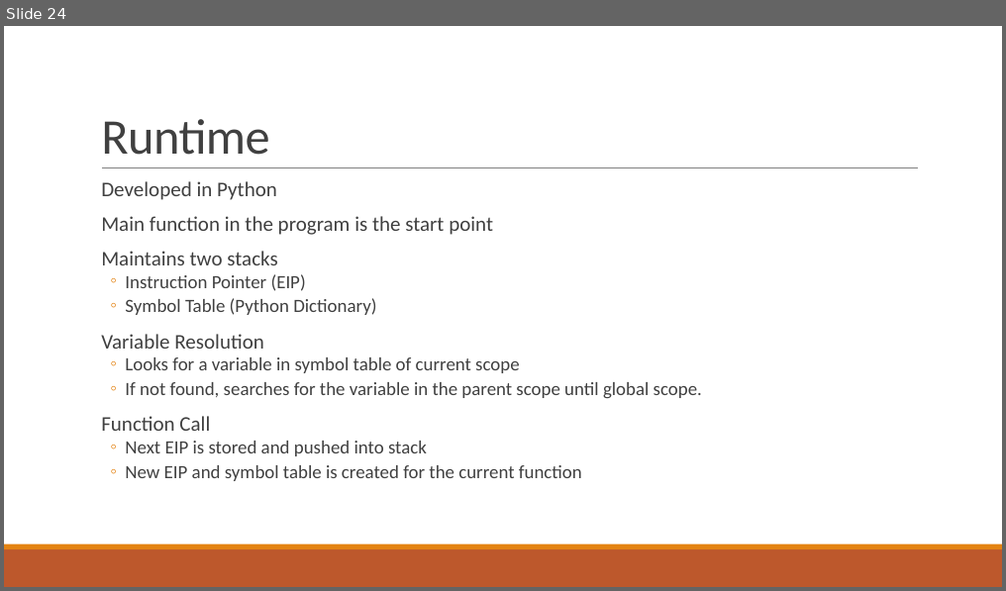
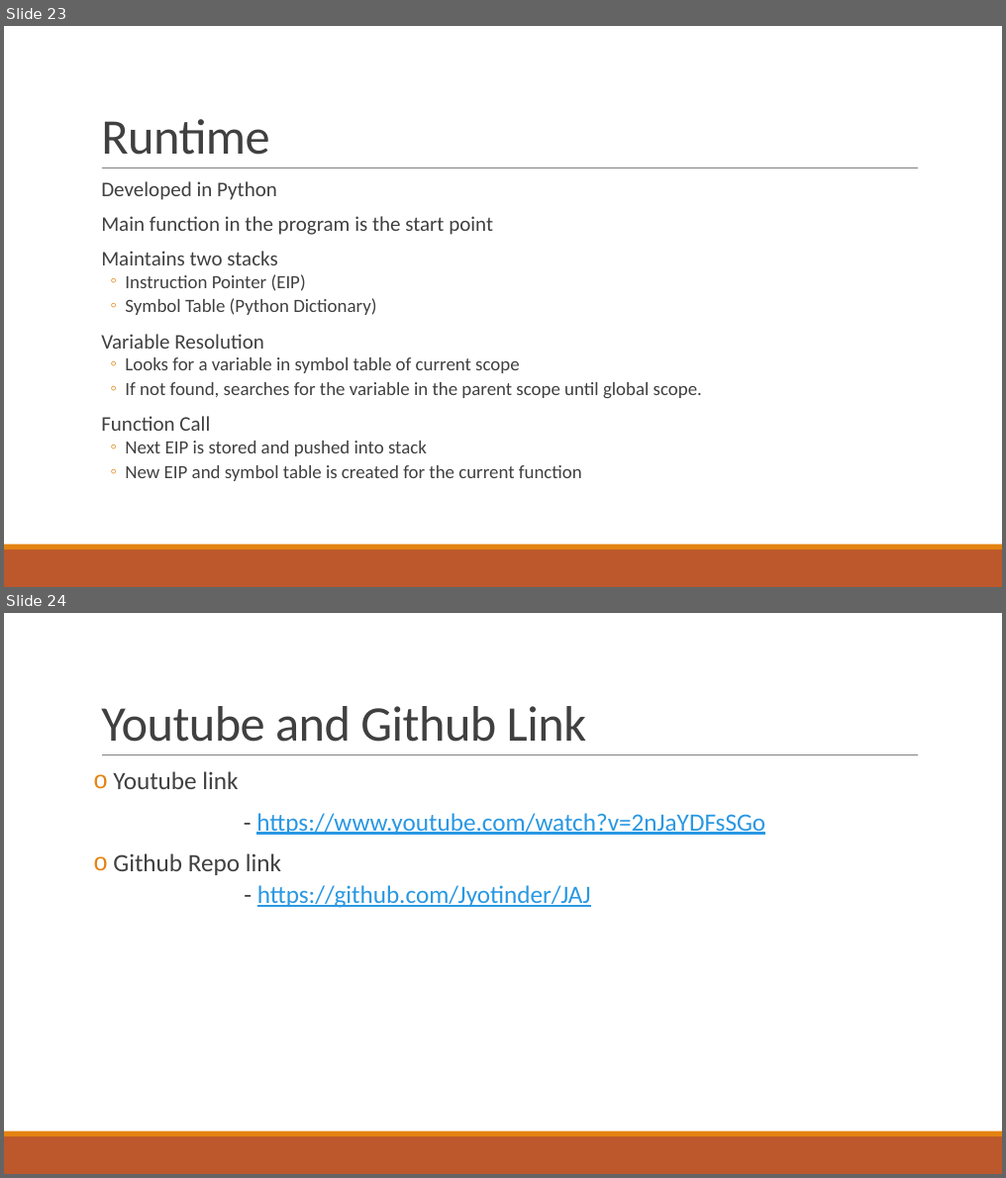
Before and after one commit to Jyotinder/JAJ, a slide deck: Presentation1_cd.pptx. Shown one above the other, each under a label of ours: slide 24 before the commit, slides 23 and 24 after it. The pictures are 1006x591 and 1006x1178 pixels, drawn with LibreOffice and Linux fonts; fonts in the diff are those of the drawing. Boxes give left, top, right and bottom in pixels: in the first picture for what was removed or moved away, otherwise in the second. Text is boxed around its words. In the diff, an @@ line names an element or a change of style, - is before the commit and + after.

Commit message:
added readme file and github and youtube links

```diff
--- a/Presentation1_cd.pptx
+++ b/Presentation1_cd.pptx
@@ slide 24 added at bbox=[4, 613, 1002, 1174], background #FFFFFF; not listed: 3 template elements that a slide beside it also shows @@
@@ title added at bbox=[101, 706, 587, 742], 48 pt, text #404040 @@
+Youtube and Github Link
@@ text added at bbox=[113, 771, 765, 908], 24 pt, text #2998E3, underline @@
+o Youtube link
+- https://www.youtube.com/watch?v=2nJaYDFsSGo
+o Github Repo link
+                - https://github.com/Jyotinder/JAJ
@@ what was slide 24 is now slide 23 @@
```
Also in this commit, not shown: 1 slide removed, 1 other file.
